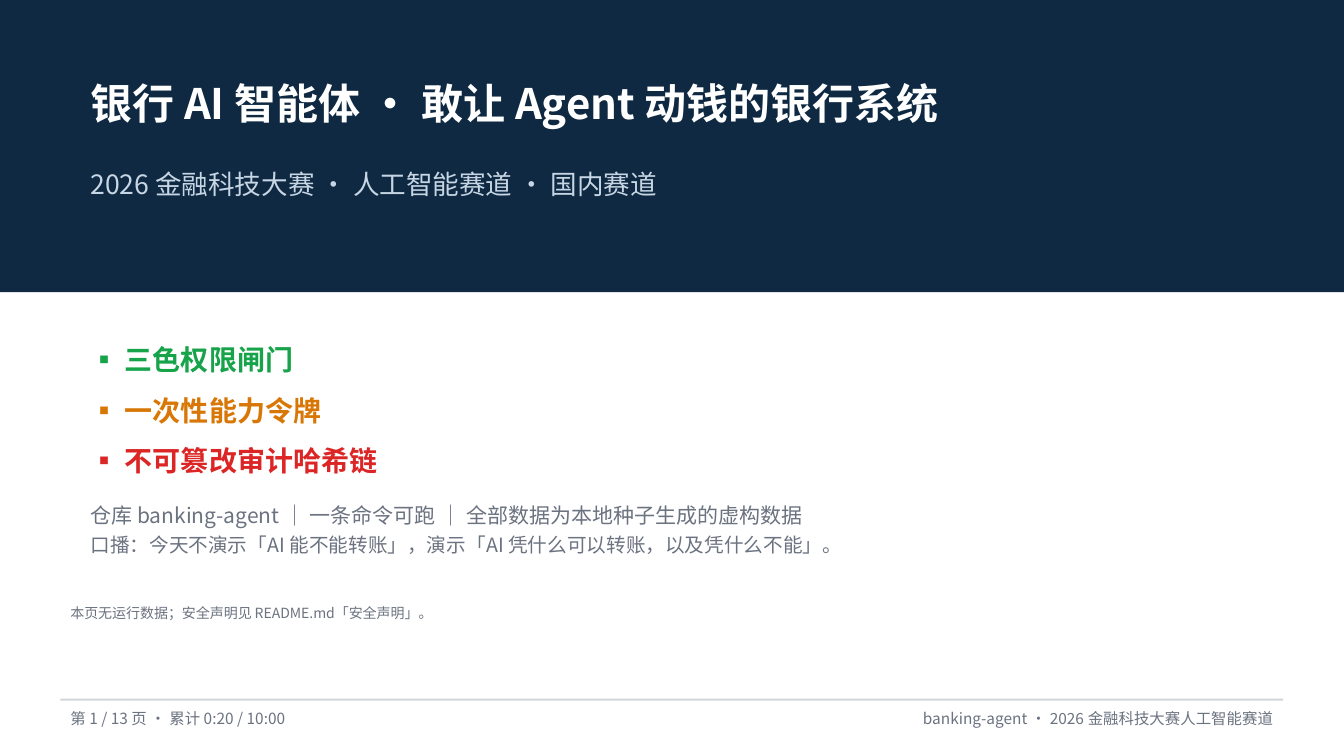
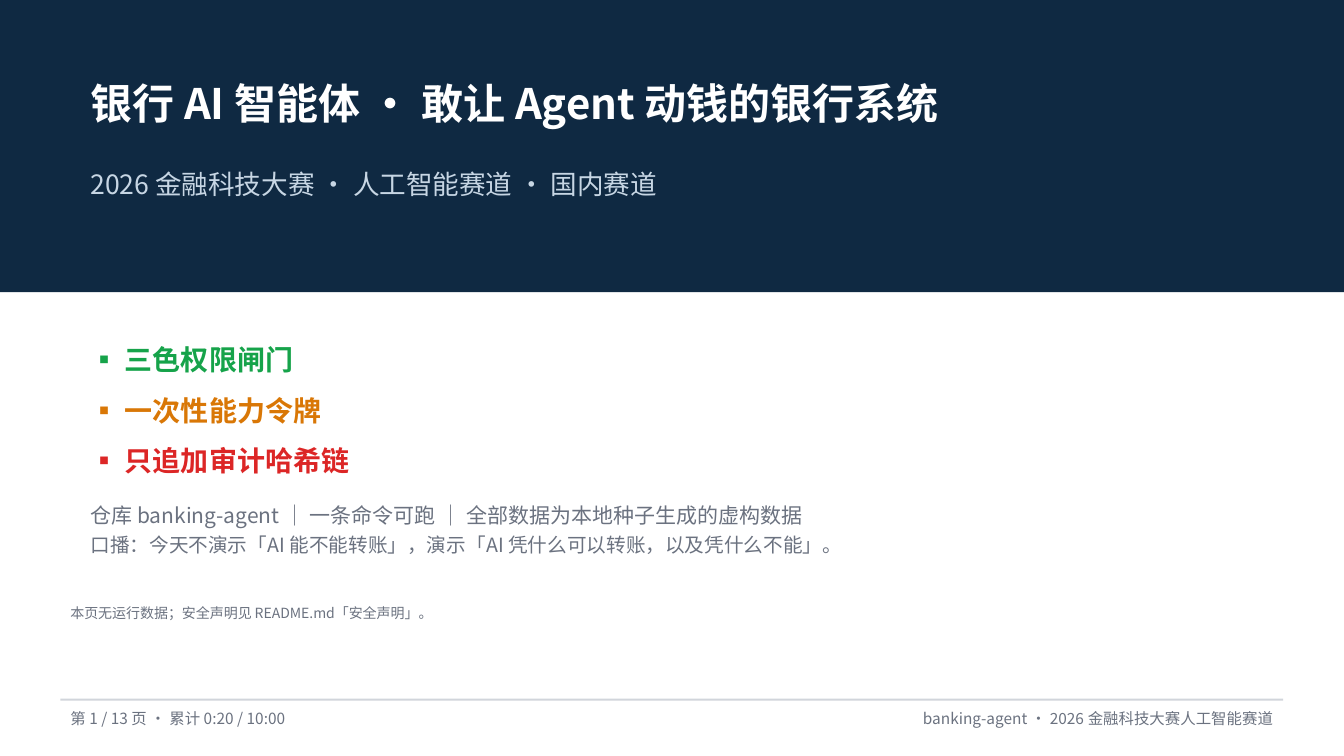
Before and after one commit to peng6yu/banking-agent, a slide deck: slide 1 of docs/交付/答辩PPT.pptx. Drawn at 1344x756 pixels with LibreOffice and Linux fonts; fonts in the diff are those of the drawing. Boxes give left, top, right and bottom in pixels: in the first picture for what was removed or moved away, otherwise in the second. Text is boxed around its words. In the diff, an @@ line names an element or a change of style, - is before the commit and + after.

```diff
--- a/docs/交付/答辩PPT.pptx
+++ b/docs/交付/答辩PPT.pptx
@@ text at (125,447,349,474): text changed @@
-▪ 不可篡改审计哈希链
+▪ 只追加审计哈希链
```
Also in this commit, not shown: 1 other slide changed, 41 other files.
